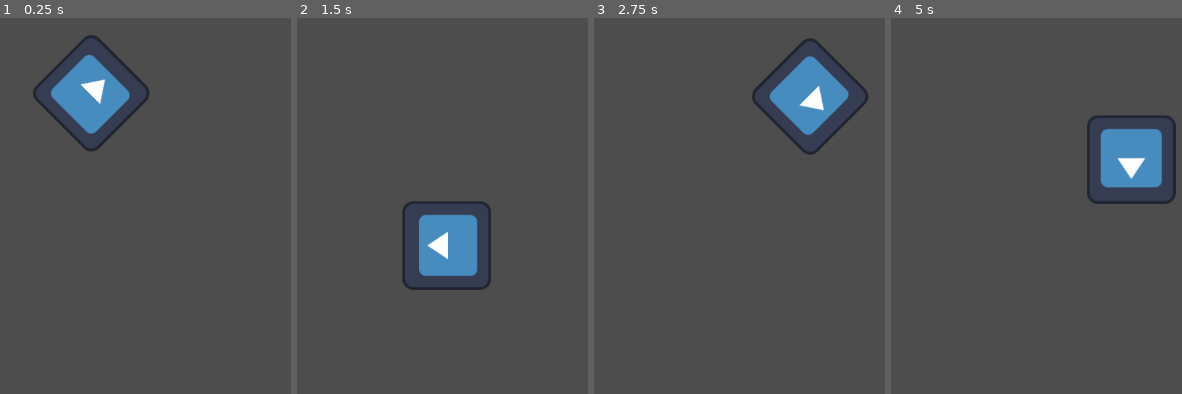
Above: before the commit, frames 1-4 (left to right).
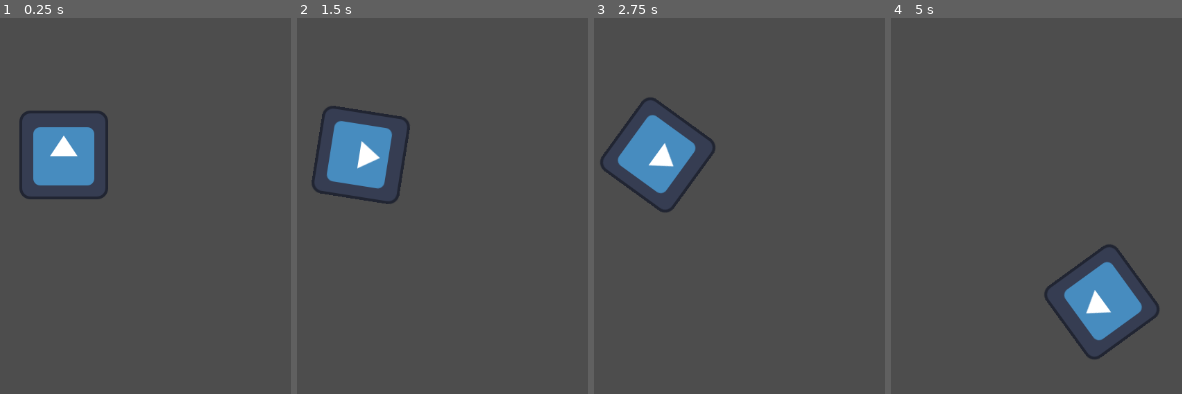
Above: after the commit, the same moments.

Repository: TeaAndCoffeeParty/godot-beginning
Game: Godot game, scene res://sprite_2d.tscn
Same seed, same stepped clock (60 frames per second), same inputs: the game is played once before the commit and once after it. The engine's default icon, where the game draws it, is replaced by a stand-in: a white triangle on a blue panel in a dark square.
Inputs:
- Up to frame 1 (0.25 s): no input
- Up to frame 2 (1.5 s): hold Right (ui_right) 0.53-1.28 s; hold Left (ui_left) from 1.28 s (still down)
- Up to frame 3 (2.75 s): release Left (ui_left) at 2.03 s; hold Right (ui_right) from 2.03 s (still down)
- Up to frame 4 (5 s): release Right (ui_right) at 2.78 s; hold Up (ui_up) 2.78-3.53 s; hold Left (ui_left) from 3.53 s (still down)

The runs differ from the first frame. In frame 1, 8.0% of the frame differs, in the area x 6-52%, y 4-49%; in frame 2, 8.5%; in frame 3, 8.6%; in frame 4, 8.7%, in the area x 52-98%, y 25-91%.

Commit message:
add up to move

Diff:
--- a/firstgame/sprite_2d.gd
+++ b/firstgame/sprite_2d.gd
@@ -5,6 +5,16 @@
 	print("Hello, World!")
 
 func _process(delta):
-	rotation += angular_speed * delta
-	var velocity = Vector2.UP.rotated(rotation) * speed
+	var direction = 0
+	if Input.is_action_pressed("ui_left"):
+		direction = -1
+	if Input.is_action_pressed("ui_right"):
+		direction = 1
+
+	rotation += angular_speed * delta * direction
+
+	var velocity = Vector2.ZERO
+	if Input.is_action_pressed("ui_up"):
+		velocity = Vector2.UP.rotated(rotation)*speed
+#	var velocity = Vector2.UP.rotated(rotation) * speed
 	position += velocity *delta
